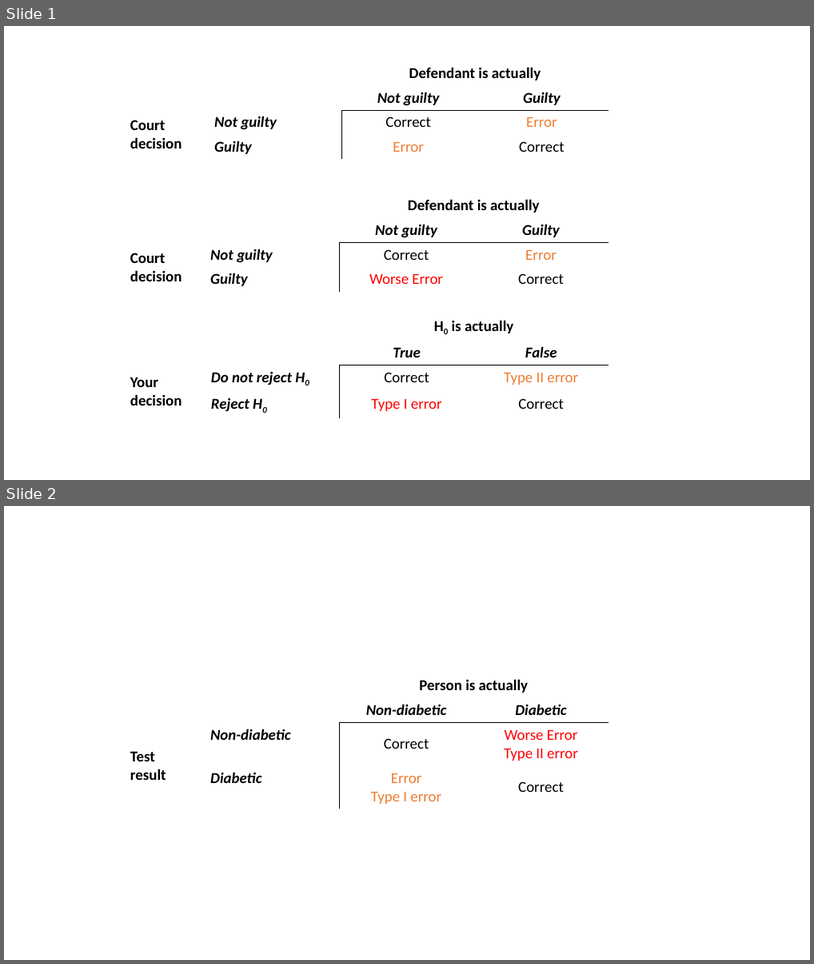
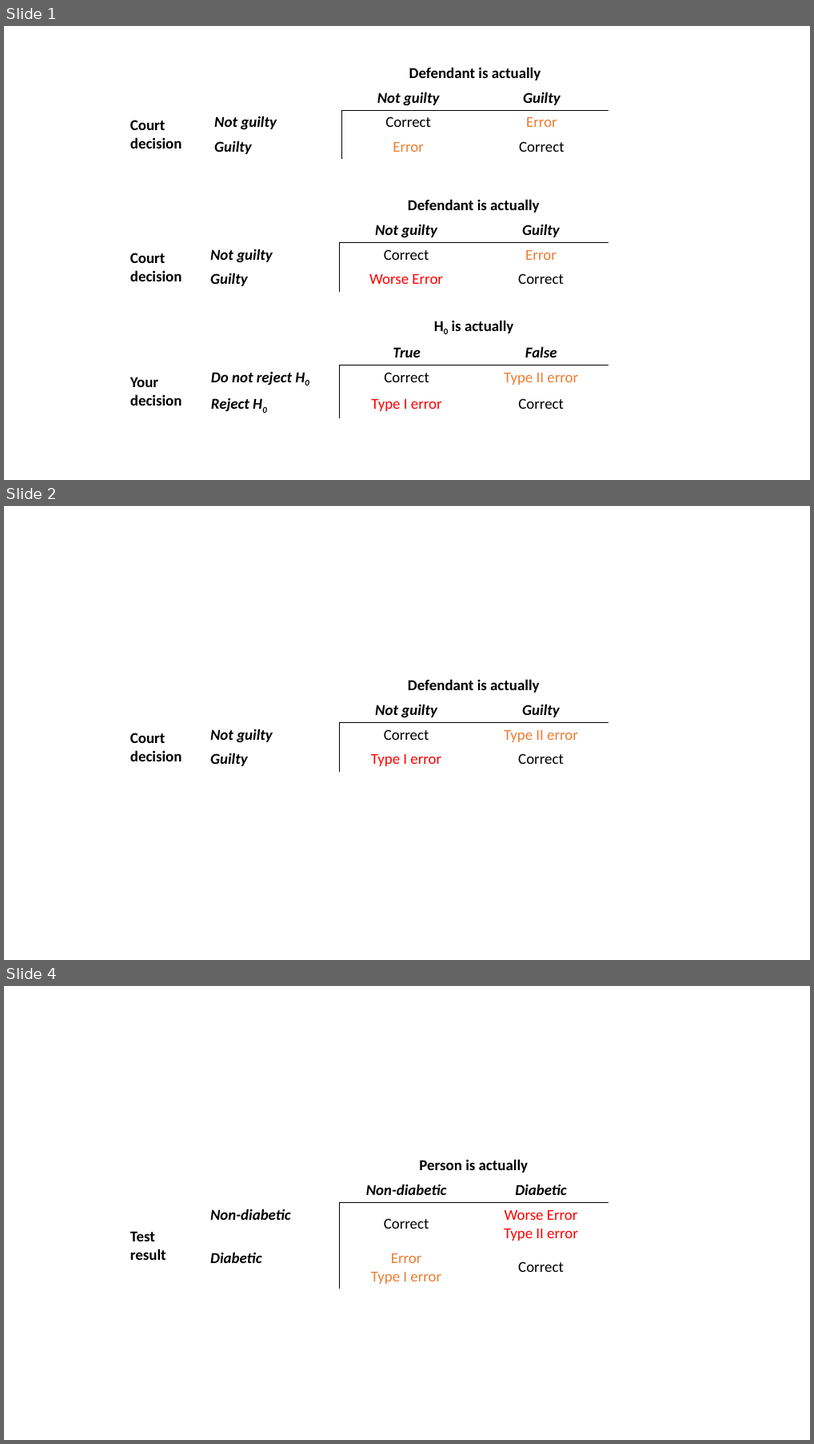
Before and after one commit to uoepsy/dapr1, a slide deck: dapr1_lectures/dapr1_2_05_errorspower/images/ht-errors.pptx. Shown one above the other, each under a label of ours: slides 1 and 2 before the commit, slides 1, 2 and 4 after it; the slides between them are not shown. The pictures are 814x964 and 814x1444 pixels, drawn with LibreOffice and Linux fonts; fonts in the diff are those of the drawing. Boxes give left, top, right and bottom in pixels: in the first picture for what was removed or moved away, otherwise in the second. Text is boxed around its words. In the diff, an @@ line names an element or a change of style, - is before the commit and + after.

```diff
--- a/dapr1_lectures/dapr1_2_05_errorspower/images/ht-errors.pptx
+++ b/dapr1_lectures/dapr1_2_05_errorspower/images/ht-errors.pptx
@@ slide 2 added at (x1=4, y1=506, x2=810, y2=960), background #FFFFFF @@
@@ table added at (x1=124, y1=673, x2=610, y2=772), 4 rows, 4 columns @@
+ |  | Defendant is actually | 
+ |  | Not guilty | Guilty
+Court decision | Not guilty | Correct | Type II error
+ | Guilty | Type I error | Correct
@@ what was slide 2 is now slide 4 @@
```
Also in this commit, not shown: 1 other slide added, 9 other files.
